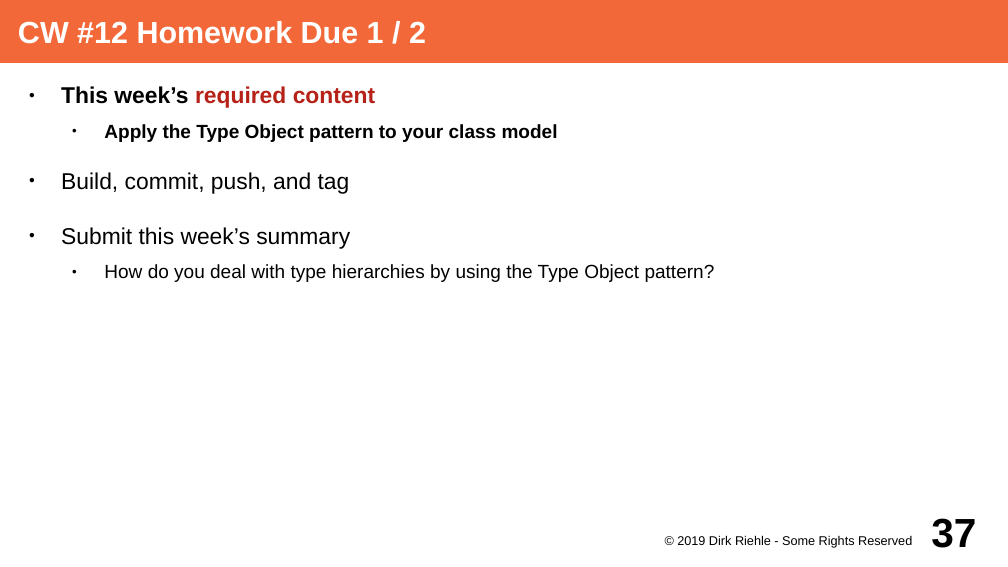
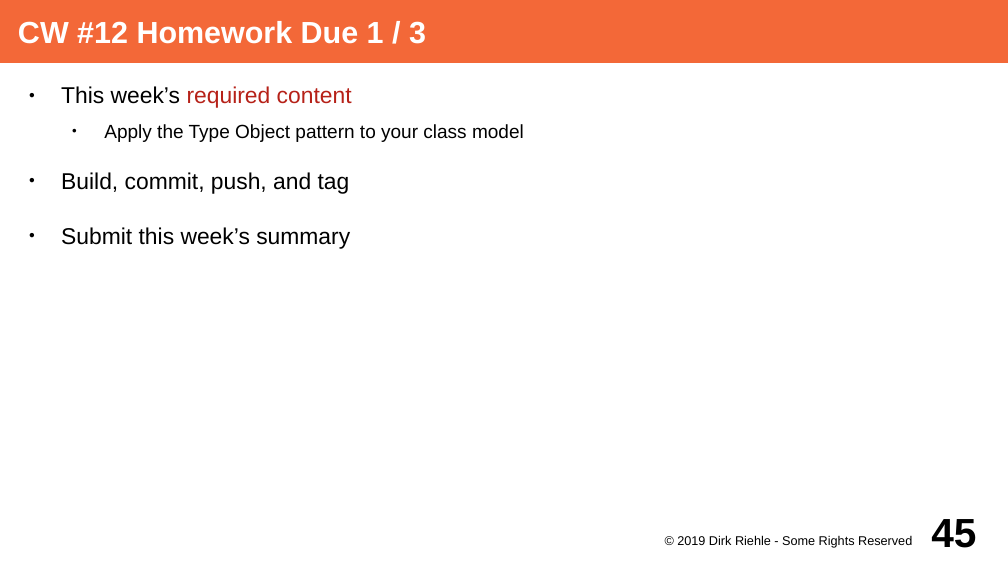
Before and after one commit to dirkriehle/adap-course, a slide deck: slide 45 of Lecture Slides/ADAP A02 - Course Schedule.odp (slide 37 before the commit). Drawn at 1008x567 pixels with LibreOffice and Linux fonts; fonts in the diff are those of the drawing. Boxes give left, top, right and bottom in pixels: in the first picture for what was removed or moved away, otherwise in the second. Text is boxed around its words. In the diff, an @@ line names an element or a change of style, - is before the commit and + after.

```diff
--- a/Lecture Slides/ADAP A02 - Course Schedule.odp
+++ b/Lecture Slides/ADAP A02 - Course Schedule.odp
@@ title at (18, 21, 426, 44): text changed @@
-CW #12 Homework Due 1 / 2
+CW #12 Homework Due 1 / 3
@@ text at (61, 86, 524, 142): bold off in "This week’s required content", "Apply the Type Object pattern to your ..." @@
@@ text at (104, 264, 715, 282): paragraph removed @@
-  ● How do you deal with type hierarchies by using the Type Object pattern?
@@ page number at (931, 519, 976, 548): text changed @@
-37
+45
```
Also in this commit, not shown: 34 other slides changed, 10 slides added, 7 other files.
